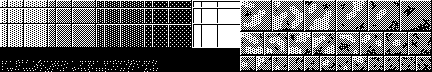
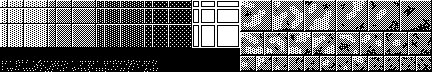
Revision of a layered 432px x 72px image; what changed, layer by layer:
removed layer "Paint Layer 1 (pasted)" over [left=193, top=1, right=240, bottom=47]
painted on "Background" over [left=193, top=1, right=240, bottom=47]
